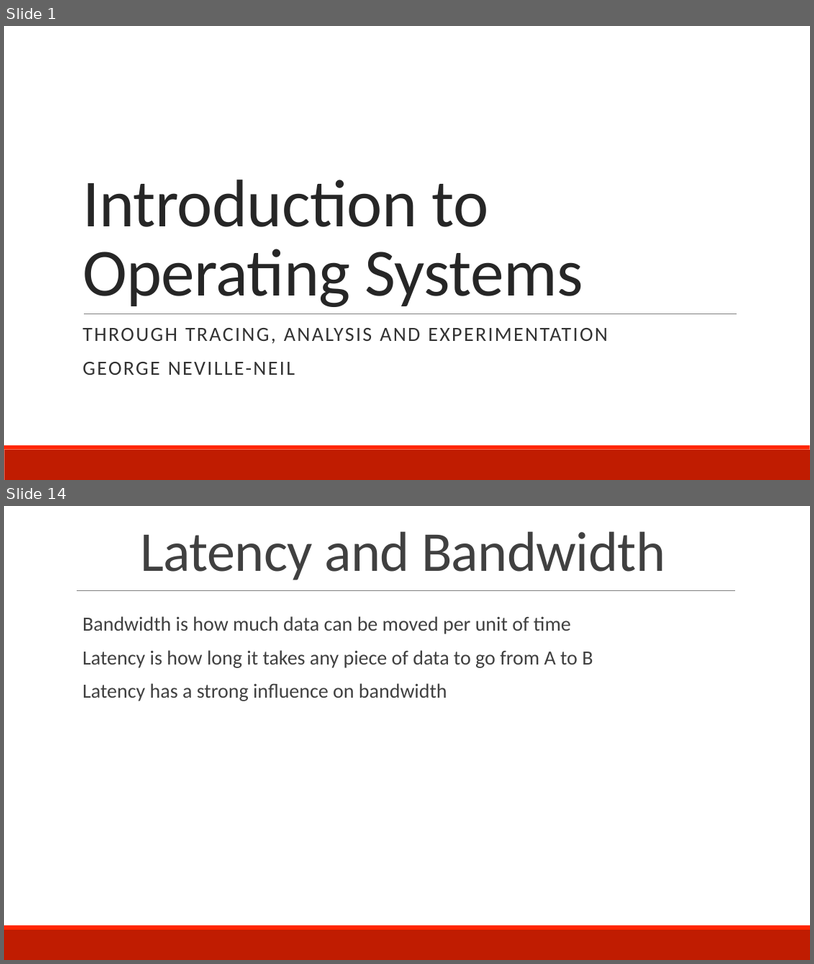
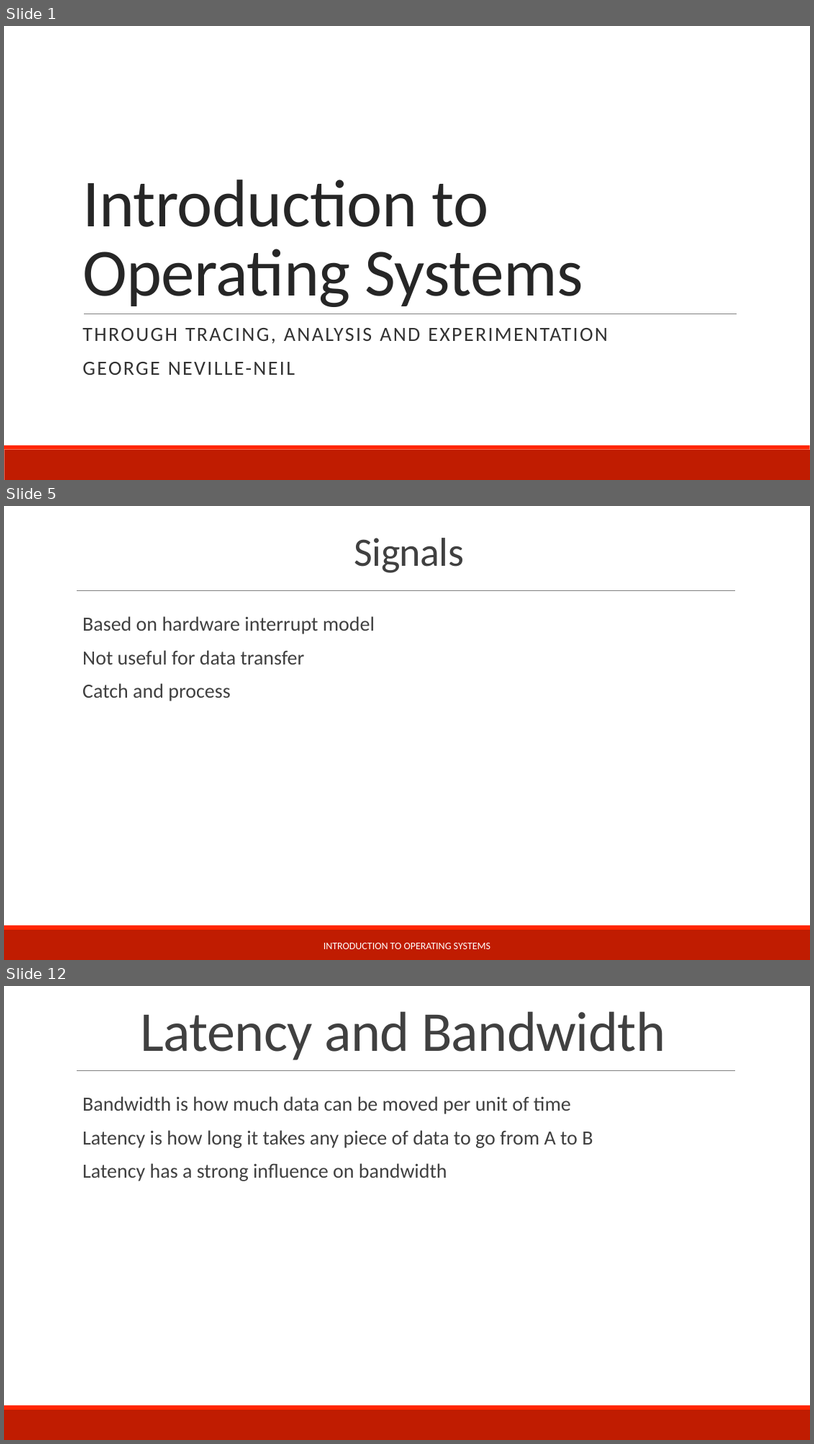
Before and after one commit to teachbsd/course, a slide deck: undergraduate/lectures/communication.pptx. Shown one above the other, each under a label of ours: slides 1 and 14 before the commit, slides 1, 5 and 12 after it; the slides between them are not shown. The pictures are 814x964 and 814x1444 pixels, drawn with LibreOffice and Linux fonts; fonts in the diff are those of the drawing; background and template pictures are left out. Boxes give left, top, right and bottom in pixels: in the first picture for what was removed or moved away, otherwise in the second. Text is boxed around its words. In the diff, an @@ line names an element or a change of style, - is before the commit and + after.

```diff
--- a/undergraduate/lectures/communication.pptx
+++ b/undergraduate/lectures/communication.pptx
@@ slide 5 added at [4, 506, 810, 960], background #FFFFFF; not listed: 3 template elements that a slide beside it also shows @@
@@ title added at [355, 538, 464, 573], 48 pt, text #404040 @@
+Signals
@@ text added at [82, 616, 375, 701], 24 pt, text #404040 @@
+  Based on hardware interrupt model
+  Not useful for data transfer
+  Catch and process
@@ text added at [324, 942, 491, 949], 12 pt, text #FFFFFF @@
+INTRODUCTION TO OPERATING SYSTEMS
@@ what was slide 14 is now slide 12 @@
```
Also in this commit, not shown: 21 slides changed, 7 other slides added, 13 slides removed.
